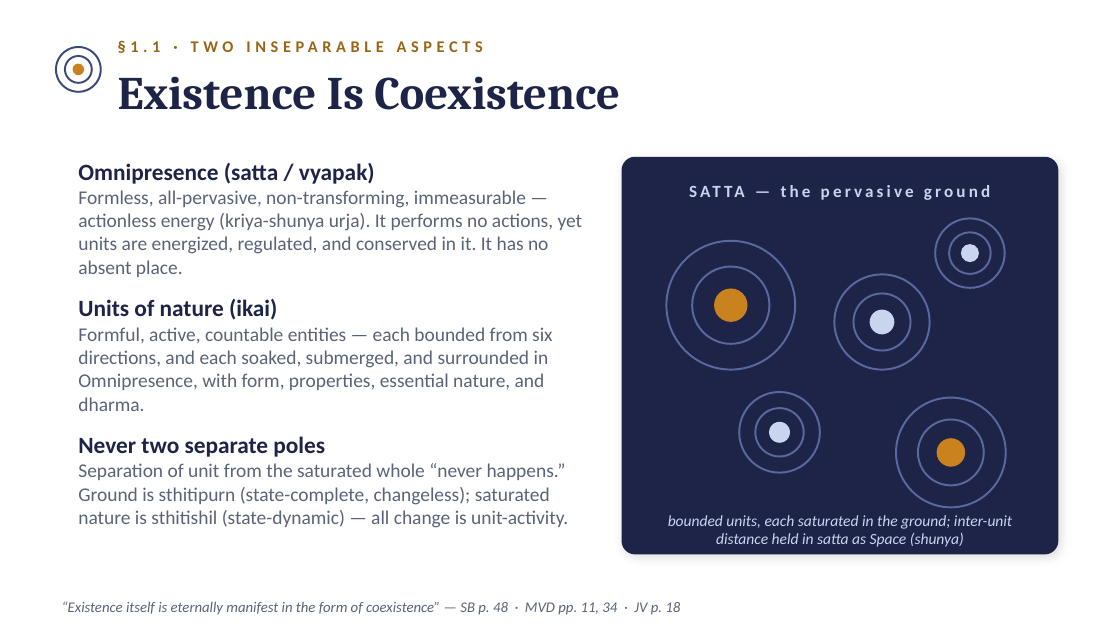
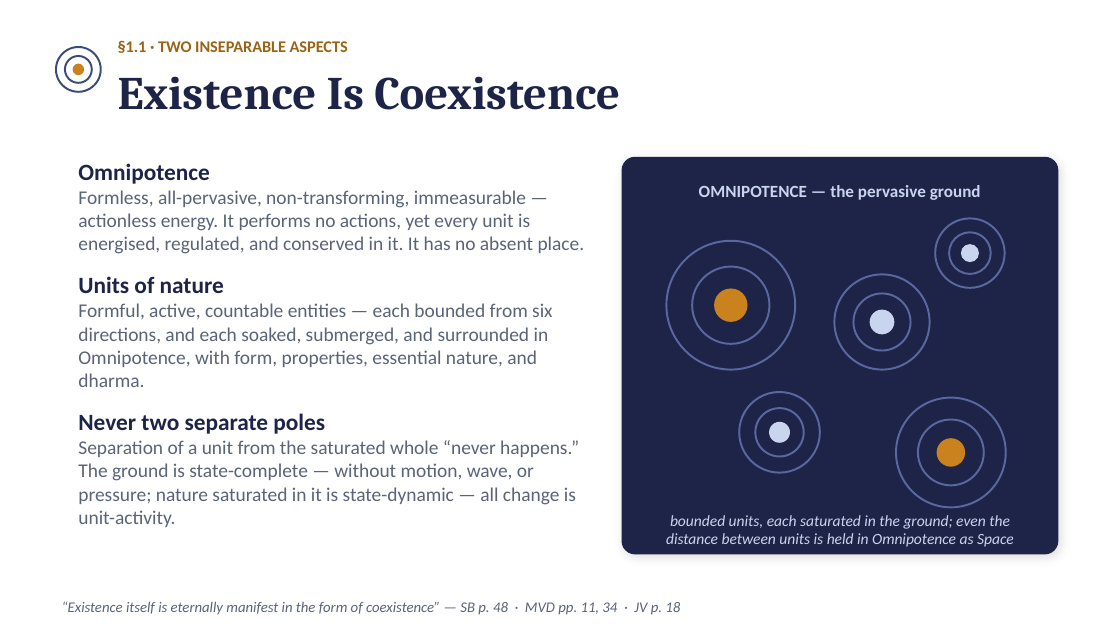
Before and after one commit to raghavamohan/AnalyticMadhyasthDarshan, a slide deck: slide 3 of Studies/The-Ontology-of-Coexistence/The-Ontology-of-Existence-Madhyasth-Darshan.pptx. Drawn at 1120x630 pixels with LibreOffice and Linux fonts; fonts in the diff are those of the drawing. Boxes give left, top, right and bottom in pixels: in the first picture for what was removed or moved away, otherwise in the second. Text is boxed around its words. In the diff, an @@ line names an element or a change of style, - is before the commit and + after.

```diff
--- a/Studies/The-Ontology-of-Coexistence/The-Ontology-of-Existence-Madhyasth-Darshan.pptx
+++ b/Studies/The-Ontology-of-Coexistence/The-Ontology-of-Existence-Madhyasth-Darshan.pptx
@@ text "§1.1 · TWO INSEPARABLE ASPECTS" at <box>118,40,348,53</box>: letter spacing 3 to 0 pt @@
@@ text at <box>78,163,585,387</box>: text changed @@
-Omnipresence (satta / vyapak)
-Formless, all-pervasive, non-transforming, immeasurable — actionless energy (kriya-shunya urja). It performs no actions, yet units are energized, regulated, and conserved in it. It has no absent place.
-Units of nature (ikai)
-Formful, active, countable entities — each bounded from six directions, and each soaked, submerged, and surrounded in Omnipresence, with form, properties, essential nature, and dharma.
+Omnipotence
+Formless, all-pervasive, non-transforming, immeasurable — actionless energy. It performs no actions, yet every unit is energised, regulated, and conserved in it. It has no absent place.
+Units of nature
+Formful, active, countable entities — each bounded from six directions, and each soaked, submerged, and surrounded in Omnipotence, with form, properties, essential nature, and dharma.
@@ text at <box>699,185,981,200</box>: text changed @@
-SATTA — the pervasive ground
+OMNIPOTENCE — the pervasive ground
@@ text at <box>78,413,325,434</box>: more space between paragraphs @@
@@ text at <box>78,440,579,527</box>: text changed @@
-Separation of unit from the saturated whole “never happens.” Ground is sthitipurn (state-complete, changeless); saturated nature is sthitishil (state-dynamic) — all change is unit-activity.
+Separation of a unit from the saturated whole “never happens.” The ground is state-complete — without motion, wave, or pressure; nature saturated in it is state-dynamic — all change is unit-activity.
@@ text at <box>666,515,1014,547</box>: text changed @@
-bounded units, each saturated in the ground; inter-unit distance held in satta as Space (shunya)
+bounded units, each saturated in the ground; even the distance between units is held in Omnipotence as Space
```
Also in this commit, not shown: 18 other slides changed, 1 slide added.
